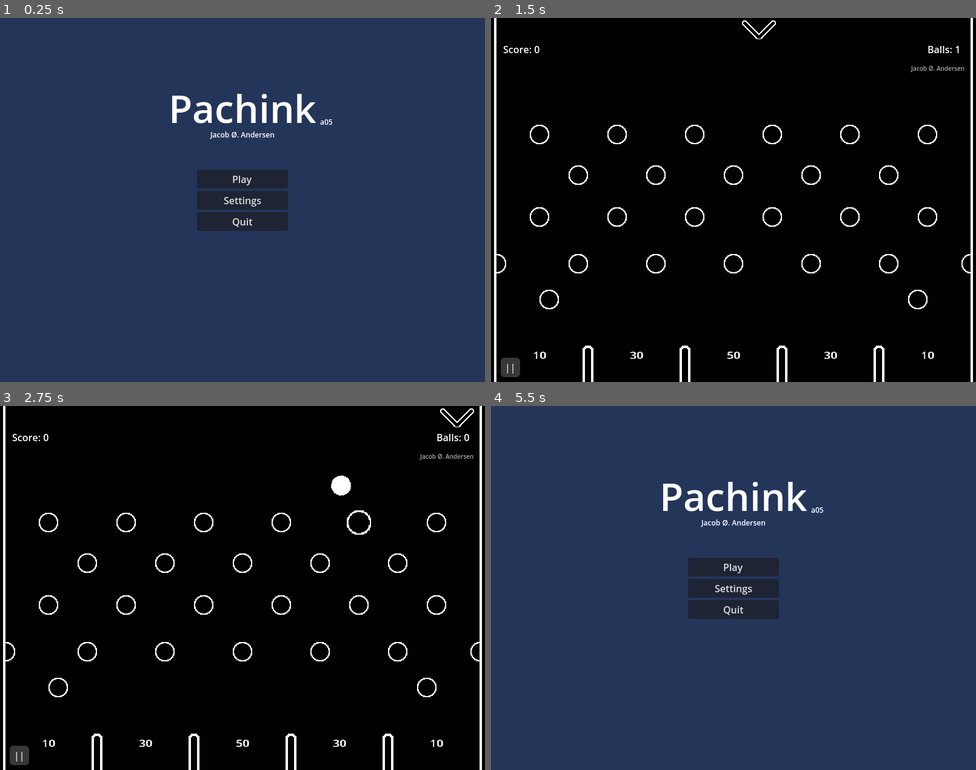
Above: before the commit, frames 1-4 (two rows, left to right).
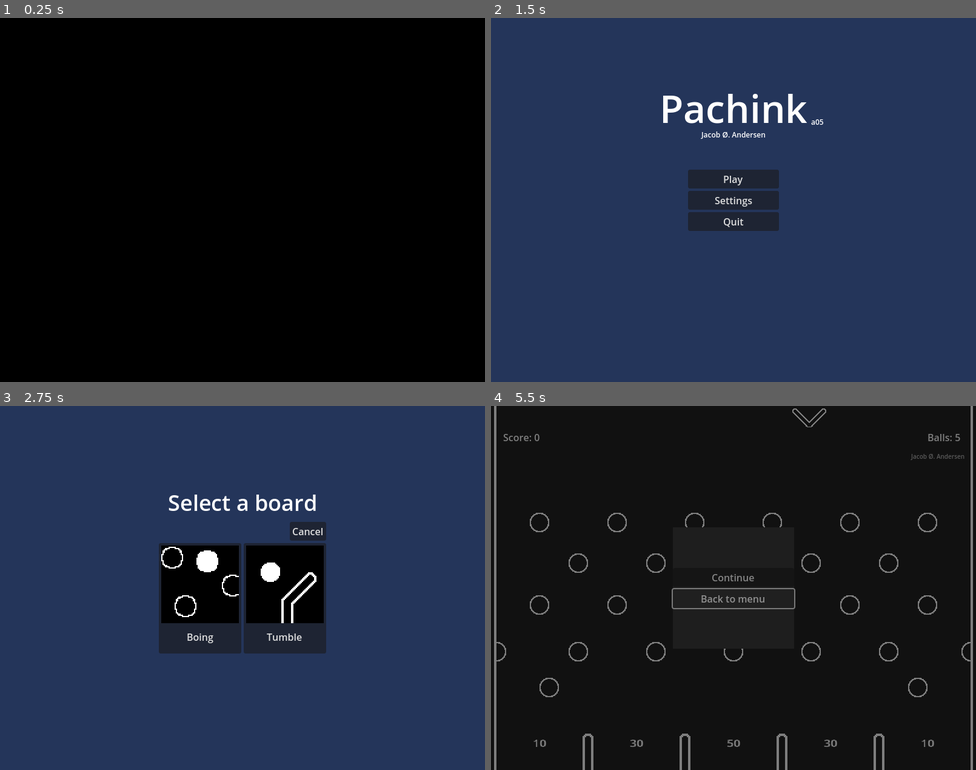
Above: after the commit, the same moments.

Repository: jakoofficial/Pachink
Game: Godot game, scene res://Scenes/main_menu.tscn
Two runs of this game, one before a commit and one after it. Both use one fixed random seed, a clock stepped at 60 frames per second and the inputs below. The engine's default icon, where the game draws it, is replaced by a stand-in: a white triangle on a blue panel in a dark square.
Inputs (mouse positions are in pixels of both pictures, inside the frame that each line leads up to):
- Up to frame 1 (0.25 s): no input
- Up to frame 2 (1.5 s): click "Play" at 0.5 s; click (689, 210) at 1.25 s, where only the run before the commit has a clickable "Board"
- Up to frame 3 (2.75 s): click (242, 566) at 2 s, where only the run after the commit has a clickable "Play"
- Up to frame 4 (5.5 s): click (689, 598) at 2.75 s, where only the run after the commit has a clickable "Boing"; click (777, 598) at 3.5 s, where only the run after the commit has a clickable "Tumble"; click "||" at 4.25 s; click "Back to menu" at 5 s

The runs differ from the first frame. In frame 1, 100% of the frame differs, in the area x 0-100%, y 0-100%; in frame 2, 100%; in frame 3, 94%; in frame 4, 98%.

Commit message:
Added transitions between scenes (Slight flicker when going from board to mainmenu) - Added icons for the levels (128x128 | png, needs to be added to the board list in Manager.gd) - Readded the correct amount of balls (5). - Added/Fixed animations on the gameover box.'

Diff:
--- a/Game/Nodes/gui.tscn
+++ b/Game/Nodes/gui.tscn
@@ -39,54 +39,6 @@
 
 [sub_resource type="LabelSettings" id="LabelSettings_celk7"]
 font_size = 20
-
-[sub_resource type="Animation" id="Animation_22w3w"]
-length = 0.001
-tracks/0/type = "value"
-tracks/0/imported = false
-tracks/0/enabled = true
-tracks/0/path = NodePath("GameOver/Background:position")
-tracks/0/interp = 1
-tracks/0/loop_wrap = true
-tracks/0/keys = {
-"times": PackedFloat32Array(0),
-"transitions": PackedFloat32Array(1),
-"update": 0,
-"values": [Vector2(250, 632)]
-}
-tracks/1/type = "bezier"
-tracks/1/imported = false
-tracks/1/enabled = true
-tracks/1/path = NodePath("GameOver/Background:position:x")
-tracks/1/interp = 1
-tracks/1/loop_wrap = true
-tracks/1/keys = {
-"handle_modes": PackedInt32Array(0),
-"points": PackedFloat32Array(250, -0.0005, 0, 0.0005, 0),
-"times": PackedFloat32Array(0)
-}
-tracks/2/type = "bezier"
-tracks/2/imported = false
-tracks/2/enabled = true
-tracks/2/path = NodePath("GameOver/Background:position:y")
-tracks/2/interp = 1
-tracks/2/loop_wrap = true
-tracks/2/keys = {
-"handle_modes": PackedInt32Array(0),
-"points": PackedFloat32Array(632, -0.0005, 0, 0.0005, 0),
-"times": PackedFloat32Array(0)
-}
-tracks/3/type = "bezier"
-tracks/3/imported = false
-tracks/3/enabled = true
-tracks/3/path = NodePath("GameOver/Background:rotation")
-tracks/3/interp = 1
-tracks/3/loop_wrap = true
-tracks/3/keys = {
-"handle_modes": PackedInt32Array(0),
-"points": PackedFloat32Array(0, -0.25, 0, 0.25, 0),
-"times": PackedFloat32Array(0)
-}
 
 [sub_resource type="Animation" id="Animation_rcpn2"]
 resource_name = "GameOver"
@@ -162,6 +114,54 @@
 "times": PackedFloat32Array(0)
 }
 
+[sub_resource type="Animation" id="Animation_22w3w"]
+length = 0.001
+tracks/0/type = "value"
+tracks/0/imported = false
+tracks/0/enabled = true
+tracks/0/path = NodePath("GameOver/Background:position")
+tracks/0/interp = 1
+tracks/0/loop_wrap = true
+tracks/0/keys = {
+"times": PackedFloat32Array(0),
+"transitions": PackedFloat32Array(1),
+"update": 0,
+"values": [Vector2(250, 632)]
+}
+tracks/1/type = "bezier"
+tracks/1/imported = false
+tracks/1/enabled = true
+tracks/1/path = NodePath("GameOver/Background:position:x")
+tracks/1/interp = 1
+tracks/1/loop_wrap = true
+tracks/1/keys = {
+"handle_modes": PackedInt32Array(0),
+"points": PackedFloat32Array(250, -0.0005, 0, 0.0005, 0),
+"times": PackedFloat32Array(0)
+}
+tracks/2/type = "bezier"
+tracks/2/imported = false
+tracks/2/enabled = true
+tracks/2/path = NodePath("GameOver/Background:position:y")
+tracks/2/interp = 1
+tracks/2/loop_wrap = true
+tracks/2/keys = {
+"handle_modes": PackedInt32Array(0),
+"points": PackedFloat32Array(632, -0.0005, 0, 0.0005, 0),
+"times": PackedFloat32Array(0)
+}
+tracks/3/type = "bezier"
+tracks/3/imported = false
+tracks/3/enabled = true
+tracks/3/path = NodePath("GameOver/Background:rotation")
+tracks/3/interp = 1
+tracks/3/loop_wrap = true
+tracks/3/keys = {
+"handle_modes": PackedInt32Array(0),
+"points": PackedFloat32Array(0, -0.25, 0, 0.25, 0),
+"times": PackedFloat32Array(0)
+}
+
 [sub_resource type="AnimationLibrary" id="AnimationLibrary_try12"]
 _data = {
 "GameOver": SubResource("Animation_rcpn2"),
--- /dev/null
+++ b/Game/Nodes/transition.tscn
@@ -0,0 +1,354 @@
+[gd_scene load_steps=7 format=3 uid="uid://cwdbh6tkjnd75"]
+
+[ext_resource type="Script" path="res://Scripts/transition.gd" id="1_g0vcu"]
+
+[sub_resource type="Animation" id="Animation_sa0td"]
+resource_name = "Fade_in"
+length = 1.0
+tracks/0/type = "bezier"
+tracks/0/imported = false
+tracks/0/enabled = true
+tracks/0/path = NodePath("ColorRect:color:r")
+tracks/0/interp = 1
+tracks/0/loop_wrap = true
+tracks/0/keys = {
+"handle_modes": PackedInt32Array(0, 0),
+"points": PackedFloat32Array(0, -0.25, 0, 0.25, 0, 0, -0.25, 0, 0.25, 0),
+"times": PackedFloat32Array(0, 0.966667)
+}
+tracks/1/type = "bezier"
+tracks/1/imported = false
+tracks/1/enabled = true
+tracks/1/path = NodePath("ColorRect:color:g")
+tracks/1/interp = 1
+tracks/1/loop_wrap = true
+tracks/1/keys = {
+"handle_modes": PackedInt32Array(0, 0),
+"points": PackedFloat32Array(0, -0.25, 0, 0.25, 0, 0, -0.25, 0, 0.25, 0),
+"times": PackedFloat32Array(0, 0.966667)
+}
+tracks/2/type = "bezier"
+tracks/2/imported = false
+tracks/2/enabled = true
+tracks/2/path = NodePath("ColorRect:color:b")
+tracks/2/interp = 1
+tracks/2/loop_wrap = true
+tracks/2/keys = {
+"handle_modes": PackedInt32Array(0, 0),
+"points": PackedFloat32Array(0, -0.25, 0, 0.25, 0, 0, -0.25, 0, 0.25, 0),
+"times": PackedFloat32Array(0, 0.966667)
+}
+tracks/3/type = "bezier"
+tracks/3/imported = false
+tracks/3/enabled = true
+tracks/3/path = NodePath("ColorRect:color:a")
+tracks/3/interp = 1
+tracks/3/loop_wrap = true
+tracks/3/keys = {
+"handle_modes": PackedInt32Array(0, 0),
+"points": PackedFloat32Array(0, -0.25, 0, 0.25, 0, 1, -0.25, 0, 0.25, 0),
+"times": PackedFloat32Array(0, 0.966667)
+}
+tracks/4/type = "value"
+tracks/4/imported = false
+tracks/4/enabled = true
+tracks/4/path = NodePath("ColorRect:scale")
+tracks/4/interp = 1
+tracks/4/loop_wrap = true
+tracks/4/keys = {
+"times": PackedFloat32Array(0),
+"transitions": PackedFloat32Array(1),
+"update": 0,
+"values": [Vector2(1, 1)]
+}
+tracks/5/type = "value"
+tracks/5/imported = false
+tracks/5/enabled = true
+tracks/5/path = NodePath("ColorRect:size")
+tracks/5/interp = 1
+tracks/5/loop_wrap = true
+tracks/5/keys = {
+"times": PackedFloat32Array(0),
+"transitions": PackedFloat32Array(1),
+"update": 0,
+"values": [Vector2(800, 600)]
+}
+tracks/6/type = "value"
+tracks/6/imported = false
+tracks/6/enabled = true
+tracks/6/path = NodePath("ColorRect:position")
+tracks/6/interp = 1
+tracks/6/loop_wrap = true
+tracks/6/keys = {
+"times": PackedFloat32Array(0),
+"transitions": PackedFloat32Array(1),
+"update": 0,
+"values": [Vector2(0, 0)]
+}
+
+[sub_resource type="Animation" id="Animation_nalgx"]
+length = 0.001
+tracks/0/type = "bezier"
+tracks/0/imported = false
+tracks/0/enabled = true
+tracks/0/path = NodePath("ColorRect:color:r")
+tracks/0/interp = 1
+tracks/0/loop_wrap = true
+tracks/0/keys = {
+"handle_modes": PackedInt32Array(0),
+"points": PackedFloat32Array(0, -0.0005, 0, 0.0005, 0),
+"times": PackedFloat32Array(0)
+}
+tracks/1/type = "bezier"
+tracks/1/imported = false
+tracks/1/enabled = true
+tracks/1/path = NodePath("ColorRect:color:g")
+tracks/1/interp = 1
+tracks/1/loop_wrap = true
+tracks/1/keys = {
+"handle_modes": PackedInt32Array(0),
+"points": PackedFloat32Array(0, -0.0005, 0, 0.0005, 0),
+"times": PackedFloat32Array(0)
+}
+tracks/2/type = "bezier"
+tracks/2/imported = false
+tracks/2/enabled = true
+tracks/2/path = NodePath("ColorRect:color:b")
+tracks/2/interp = 1
+tracks/2/loop_wrap = true
+tracks/2/keys = {
+"handle_modes": PackedInt32Array(0),
+"points": PackedFloat32Array(0, -0.0005, 0, 0.0005, 0),
+"times": PackedFloat32Array(0)
+}
+tracks/3/type = "bezier"
+tracks/3/imported = false
+tracks/3/enabled = true
+tracks/3/path = NodePath("ColorRect:color:a")
+tracks/3/interp = 1
+tracks/3/loop_wrap = true
+tracks/3/keys = {
+"handle_modes": PackedInt32Array(0),
+"points": PackedFloat32Array(0, -0.0005, 0, 0.0005, 0),
+"times": PackedFloat32Array(0)
+}
+tracks/4/type = "value"
+tracks/4/imported = false
+tracks/4/enabled = true
+tracks/4/path = NodePath("ColorRect:size")
+tracks/4/interp = 1
+tracks/4/loop_wrap = true
+tracks/4/keys = {
+"times": PackedFloat32Array(0),
+"transitions": PackedFloat32Array(1),
+"update": 0,
+"values": [Vector2(0, 0)]
+}
+tracks/5/type = "value"
+tracks/5/imported = false
+tracks/5/enabled = true
+tracks/5/path = NodePath("ColorRect:rotation")
+tracks/5/interp = 1
+tracks/5/loop_wrap = true
+tracks/5/keys = {
+"times": PackedFloat32Array(0),
+"transitions": PackedFloat32Array(1),
+"update": 0,
+"values": [0.0]
+}
+tracks/6/type = "value"
+tracks/6/imported = false
+tracks/6/enabled = true
+tracks/6/path = NodePath("ColorRect:position")
+tracks/6/interp = 1
+tracks/6/loop_wrap = true
+tracks/6/keys = {
+"times": PackedFloat32Array(0),
+"transitions": PackedFloat32Array(1),
+"update": 0,
+"values": [Vector2(400, 300)]
+}
+tracks/7/type = "value"
+tracks/7/imported = false
+tracks/7/enabled = true
+tracks/7/path = NodePath("ColorRect:pivot_offset")
+tracks/7/interp = 1
+tracks/7/loop_wrap = true
+tracks/7/keys = {
+"times": PackedFloat32Array(0),
+"transitions": PackedFloat32Array(1),
+"update": 0,
+"values": [Vector2(0, 0)]
+}
+tracks/8/type = "value"
+tracks/8/imported = false
+tracks/8/enabled = true
+tracks/8/path = NodePath("ColorRect:scale")
+tracks/8/interp = 1
+tracks/8/loop_wrap = true
+tracks/8/keys = {
+"times": PackedFloat32Array(0),
+"transitions": PackedFloat32Array(1),
+"update": 0,
+"values": [Vector2(1, 1)]
+}
+
+[sub_resource type="Animation" id="Animation_vfm87"]
+resource_name = "Spin"
+step = 0.0666667
+tracks/0/type = "bezier"
+tracks/0/imported = false
+tracks/0/enabled = true
+tracks/0/path = NodePath("ColorRect:color:r")
+tracks/0/interp = 1
+tracks/0/loop_wrap = true
+tracks/0/keys = {
+"handle_modes": PackedInt32Array(0),
+"points": PackedFloat32Array(0, -0.25, 0, 0.25, 0),
+"times": PackedFloat32Array(0)
+}
+tracks/1/type = "bezier"
+tracks/1/imported = false
+tracks/1/enabled = true
+tracks/1/path = NodePath("ColorRect:color:g")
+tracks/1/interp = 1
+tracks/1/loop_wrap = true
+tracks/1/keys = {
+"handle_modes": PackedInt32Array(0),
+"points": PackedFloat32Array(0, -0.25, 0, 0.25, 0),
+"times": PackedFloat32Array(0)
+}
+tracks/2/type = "bezier"
+tracks/2/imported = false
+tracks/2/enabled = true
+tracks/2/path = NodePath("ColorRect:color:b")
+tracks/2/interp = 1
+tracks/2/loop_wrap = true
+tracks/2/keys = {
+"handle_modes": PackedInt32Array(0),
+"points": PackedFloat32Array(0, -0.25, 0, 0.25, 0),
+"times": PackedFloat32Array(0)
+}
+tracks/3/type = "bezier"
+tracks/3/imported = false
+tracks/3/enabled = true
+tracks/3/path = NodePath("ColorRect:color:a")
+tracks/3/interp = 1
+tracks/3/loop_wrap = true
+tracks/3/keys = {
+"handle_modes": PackedInt32Array(0),
+"points": PackedFloat32Array(1, -0.25, 0, 0.25, 0),
+"times": PackedFloat32Array(0)
+}
+tracks/4/type = "value"
+tracks/4/imported = false
+tracks/4/enabled = true
+tracks/4/path = NodePath("ColorRect:size")
+tracks/4/interp = 1
+tracks/4/loop_wrap = true
+tracks/4/keys = {
+"times": PackedFloat32Array(0, 1),
+"transitions": PackedFloat32Array(1, 1),
+"update": 0,
+"values": [Vector2(0, 0), Vector2(800, 600)]
+}
+tracks/5/type = "value"
+tracks/5/imported = false
+tracks/5/enabled = true
+tracks/5/path = NodePath("ColorRect:rotation")
+tracks/5/interp = 1
+tracks/5/loop_wrap = true
+tracks/5/keys = {
+"times": PackedFloat32Array(0, 1),
+"transitions": PackedFloat32Array(1, 1),
+"update": 0,
+"values": [0.0, 6.28319]
+}
+tracks/6/type = "value"
+tracks/6/imported = false
+tracks/6/enabled = true
+tracks/6/path = NodePath("ColorRect:position")
+tracks/6/interp = 1
+tracks/6/loop_wrap = true
+tracks/6/keys = {
+"times": PackedFloat32Array(0, 1),
+"transitions": PackedFloat32Array(1, 1),
+"update": 0,
+"values": [Vector2(400, 300), Vector2(0, 0)]
+}
+tracks/7/type = "value"
+tracks/7/imported = false
+tracks/7/enabled = true
+tracks/7/path = NodePath("ColorRect:pivot_offset")
+tracks/7/interp = 1
+tracks/7/loop_wrap = true
+tracks/7/keys = {
+"times": PackedFloat32Array(0, 1),
+"transitions": PackedFloat32Array(1, 1),
+"update": 0,
+"values": [Vector2(0, 0), Vector2(400, 300)]
+}
+
+[sub_resource type="Animation" id="Animation_p3crg"]
+resource_name = "Black"
+length = 0.0333367
+tracks/0/type = "value"
+tracks/0/imported = false
+tracks/0/enabled = true
+tracks/0/path = NodePath("ColorRect:color")
+tracks/0/interp = 1
+tracks/0/loop_wrap = true
+tracks/0/keys = {
+"times": PackedFloat32Array(0),
+"transitions": PackedFloat32Array(1),
+"update": 0,
+"values": [Color(0, 0, 0, 1)]
+}
+tracks/1/type = "value"
+tracks/1/imported = false
+tracks/1/enabled = true
+tracks/1/path = NodePath("ColorRect:size")
+tracks/1/interp = 1
+tracks/1/loop_wrap = true
+tracks/1/keys = {
+"times": PackedFloat32Array(0),
+"transitions": PackedFloat32Array(1),
+"update": 0,
+"values": [Vector2(800, 600)]
+}
+
+[sub_resource type="AnimationLibrary" id="AnimationLibrary_w5ur0"]
+_data = {
+"Black": SubResource("Animation_p3crg"),
+"Fade": SubResource("Animation_sa0td"),
+"RESET": SubResource("Animation_nalgx"),
+"Spin": SubResource("Animation_vfm87")
+}
+
+[node name="Transition" type="Control"]
+process_mode = 3
+z_index = 10
+layout_mode = 3
+anchors_preset = 15
+anchor_right = 1.0
+anchor_bottom = 1.0
+grow_horizontal = 2
+grow_vertical = 2
+mouse_filter = 2
+script = ExtResource("1_g0vcu")
+
+[node name="ColorRect" type="ColorRect" parent="."]
+layout_mode = 1
+anchors_preset = 15
+anchor_right = 1.0
+anchor_bottom = 1.0
+grow_horizontal = 2
+grow_vertical = 2
+color = Color(0, 0, 0, 0)
+
+[node name="AnimationPlayer" type="AnimationPlayer" parent="."]
+libraries = {
+"": SubResource("AnimationLibrary_w5ur0")
+}
+
+[connection signal="animation_finished" from="AnimationPlayer" to="." method="_on_animation_finished"]
--- a/Game/Scenes/board.tscn
+++ b/Game/Scenes/board.tscn
@@ -1,10 +1,11 @@
-[gd_scene load_steps=7 format=3 uid="uid://biyv1i7n0r816"]
+[gd_scene load_steps=8 format=3 uid="uid://biyv1i7n0r816"]
 
 [ext_resource type="PackedScene" uid="uid://b7i7o2yydbqrr" path="res://Nodes/point_barrier.tscn" id="1_dh0si"]
 [ext_resource type="PackedScene" uid="uid://ciarpbfyr7cej" path="res://Nodes/pin.tscn" id="3_ljybg"]
 [ext_resource type="PackedScene" uid="uid://bk86wlashke5x" path="res://Nodes/gui.tscn" id="4_fyud1"]
 [ext_resource type="PackedScene" uid="uid://d1k58arikvty8" path="res://Nodes/indicator.tscn" id="4_jnwh5"]
 [ext_resource type="PackedScene" uid="uid://gc7mtqfom5tm" path="res://Nodes/point_area.tscn" id="5_plc3f"]
+[ext_resource type="PackedScene" uid="uid://cwdbh6tkjnd75" path="res://Nodes/transition.tscn" id="6_lu0hl"]
 
 [sub_resource type="LabelSettings" id="LabelSettings_50btl"]
 font_size = 10
@@ -176,3 +177,13 @@
 horizontal_alignment = 2
 vertical_alignment = 1
 metadata/_edit_lock_ = true
+
+[node name="Transition" parent="CanvasLayer" instance=ExtResource("6_lu0hl")]
+top_level = true
+z_index = 20
+anchors_preset = 0
+anchor_right = 0.0
+anchor_bottom = 0.0
+grow_horizontal = 1
+grow_vertical = 1
+animation = "Fade"
--- a/Game/Scenes/main_menu.tscn
+++ b/Game/Scenes/main_menu.tscn
@@ -1,6 +1,7 @@
-[gd_scene load_steps=8 format=3 uid="uid://cmjkht7rropl6"]
+[gd_scene load_steps=9 format=3 uid="uid://cmjkht7rropl6"]
 
 [ext_resource type="Script" path="res://Scripts/main_menu.gd" id="1_qoo0f"]
+[ext_resource type="PackedScene" uid="uid://cwdbh6tkjnd75" path="res://Nodes/transition.tscn" id="2_4matt"]
 
 [sub_resource type="StyleBoxFlat" id="StyleBoxFlat_gyhud"]
 bg_color = Color(0.141172, 0.206835, 0.354204, 1)
@@ -206,6 +207,14 @@
 
 [node name="HBoxContainer" type="HBoxContainer" parent="CanvasLayer/BoardSelect/CenterContainer/VBoxContainer"]
 layout_mode = 2
+
+[node name="Transition" parent="CanvasLayer" instance=ExtResource("2_4matt")]
+anchors_preset = 0
+anchor_right = 0.0
+anchor_bottom = 0.0
+grow_horizontal = 1
+grow_vertical = 1
+animation = "Fade"
 
 [connection signal="pressed" from="CanvasLayer/Menu/VBoxContainer/Play" to="." method="_on_play_pressed"]
 [connection signal="pressed" from="CanvasLayer/Menu/VBoxContainer/Settings" to="." method="_on_settings_pressed"]
--- a/Game/Scenes/tumble_board.tscn
+++ b/Game/Scenes/tumble_board.tscn
@@ -7,6 +7,7 @@
 [ext_resource type="PackedScene" uid="uid://gc7mtqfom5tm" path="res://Nodes/point_area.tscn" id="3_nf8sd"]
 [ext_resource type="PackedScene" uid="uid://bk86wlashke5x" path="res://Nodes/gui.tscn" id="4_x00v0"]
 [ext_resource type="PackedScene" uid="uid://ciarpbfyr7cej" path="res://Nodes/pin.tscn" id="7_un68h"]
+[ext_resource type="PackedScene" uid="uid://cwdbh6tkjnd75" path="res://Nodes/transition.tscn" id="8_88kda"]
 
 [sub_resource type="TileSetAtlasSource" id="TileSetAtlasSource_x76gq"]
 texture = ExtResource("3_j8h30")
@@ -167,3 +168,13 @@
 horizontal_alignment = 2
 vertical_alignment = 1
 metadata/_edit_lock_ = true
+
+[node name="Transition" parent="CanvasLayer" instance=ExtResource("8_88kda")]
+top_level = true
+z_index = 20
+anchors_preset = 0
+anchor_right = 0.0
+anchor_bottom = 0.0
+grow_horizontal = 1
+grow_vertical = 1
+animation = "Fade"
--- a/Game/Scripts/Manager.gd
+++ b/Game/Scripts/Manager.gd
@@ -2,15 +2,14 @@
 
 var version = "a05"
 var score: int = 0
-var balls_left: int = 1
+var balls_left: int = 5
 var gameOver: bool = false
 var canSpawn:bool = true
 var windowMode = DisplayServer.WINDOW_MODE_FULLSCREEN
 var is_paused = false
-
 var boards = [
-	["res://Scenes/board.tscn", "Board"],
-	["res://Scenes/tumble_board.tscn", "Tumbler"]
+	["res://Scenes/board.tscn", "Boing", "res://Sprites/Board_icons/ico_Boing.png"],
+	["res://Scenes/tumble_board.tscn", "Tumble", "res://Sprites/Board_icons/ico_Tumble.png"]
 	]
 
 var curBoard = boards[0][0]
--- a/Game/Scripts/gui.gd
+++ b/Game/Scripts/gui.gd
@@ -6,6 +6,7 @@
 @onready var game_over_box = $GameOver/Background
 @onready var final_score_label = $GameOver/Background/FinalScoreLabel
 @onready var animation = $AnimationPlayer
+@onready var transition: Control = $"../Transition"
 
 var game_over_anim_done = false
 
@@ -21,6 +22,8 @@
 	balls_left_text.text = "Balls: "+str(Manager.balls_left)
 
 	if Manager.gameOver:
+		#Manager.is_paused = true
+		get_tree().paused = true
 		game_over.visible = true
 		$PauseButton.visible = false
 		final_score_label.text = "Final score: "+str(Manager.score)
@@ -28,19 +31,20 @@
 			animation.play("GameOver")
 			game_over_anim_done = true
 		else:
-			#Wobble
+			#Wobble effect
 			pass
 
-	if Manager.is_paused:
-		$PauseMenu.visible = true
-		get_tree().paused = true
-		$ClickableArea.visible = false
-		$PauseButton.visible = false
-	else:
-		$PauseMenu.visible = false
-		get_tree().paused = false
-		$PauseButton.visible = true
-		$ClickableArea.visible = true
+	if !Manager.gameOver:
+		if Manager.is_paused:
+			$PauseMenu.visible = true
+			get_tree().paused = true
+			$ClickableArea.visible = false
+			$PauseButton.visible = false
+		else:
+			$PauseMenu.visible = false
+			get_tree().paused = false
+			$PauseButton.visible = true
+			$ClickableArea.visible = true
 
 func _on_pause_back_button_pressed():
 	Manager.is_paused = false
@@ -48,6 +52,9 @@
 	Manager.is_paused = true
 
 func _on_pause_menu_button_pressed():
+	transition.play_anim()
+	await get_tree().create_timer(1.0).timeout
+	transition.black_screen()
 	Manager.reset()
 	Manager.is_paused = false
 	get_tree().paused = false
@@ -58,14 +65,19 @@
 
 # GameOver
 func _on_mainmenu_button_pressed():
+	transition.play_anim()
+	await get_tree().create_timer(1.0).timeout
+	transition.black_screen()
+	get_tree().paused = false
+	Manager.is_paused = false
 	Manager.reset()
 	get_tree().change_scene_to_file("res://Scenes/main_menu.tscn")
 
 func _on_again_button_pressed():
-	Manager.reset()
+	get_tree().paused = false
 	Manager.is_paused = false
-	get_tree().paused = false
 	animation.play_backwards("GameOver")
 	await get_tree().create_timer(1.45).timeout
 	animation.play("RESET")
+	Manager.reset()
 	get_tree().change_scene_to_file(Manager.curBoard)
--- a/Game/Scripts/main_menu.gd
+++ b/Game/Scripts/main_menu.gd
@@ -6,10 +6,17 @@
 @onready var fullscreen_box = $CanvasLayer/Settings/CenterContainer/VBoxContainer/HBoxContainer/CheckBox as CheckBox
 @onready var board_select_menu: Control = $CanvasLayer/BoardSelect
 @onready var board_select = $CanvasLayer/BoardSelect/CenterContainer/VBoxContainer/HBoxContainer
+@onready var transition: Control = $CanvasLayer/Transition
+
 var board_button = preload("res://Nodes/level_button.tscn")
 
 func _ready():
 	version_label.text = str(Manager.version)
+	transition.black_screen()
+	await get_tree().create_timer(0.25).timeout
+	transition.play_anim_backwards()
+	await get_tree().create_timer(1).timeout
+	transition.reset()
 	board_select_setup()
 
 func board_select_setup():
@@ -18,9 +25,9 @@
 		b.goto_level.connect(on_level_selected)
 		b.level = Manager.boards[board][0]
 		b.text = Manager.boards[board][1]
+		b.icon = ResourceLoader.load(Manager.boards[board][2])
 		Manager.curBoard = Manager.boards[board][0]
 		board_select.add_child(b)
-
 
 func _process(delta):
 	if Manager.windowMode == DisplayServer.WINDOW_MODE_FULLSCREEN:
@@ -37,7 +44,11 @@
 
 func on_level_selected(level):
 	Manager.curBoard = level
+	transition.play_anim()
+	await get_tree().create_timer(1.0).timeout
+	transition.black_screen()
 	get_tree().change_scene_to_file(Manager.curBoard)
+
 func _on_play_pressed() -> void:
 	board_select_menu.visible = true
 	menu.visible = false
--- /dev/null
+++ b/Game/Scripts/transition.gd
@@ -0,0 +1,17 @@
+extends Control
+
+@onready var anim_player: AnimationPlayer = $AnimationPlayer
+@export_enum("RESET", "Fade", "Spin") var animation:String = "RESET"
+var anim_done:bool = true
+
+func play_anim():
+	anim_player.play(animation)
+func play_anim_backwards():
+	anim_player.play_backwards(animation)
+func black_screen():
+	anim_player.play("Black")
+func reset():
+	anim_player.play("RESET")
+
+func _on_animation_finished(anim_name: StringName) -> void:
+	anim_done = true
--- a/Game/project.godot
+++ b/Game/project.godot
@@ -10,7 +10,8 @@
 
 [application]
 
-config/name="Pachinko"
+config/name="Pachink"
+config/version="0.5"
 run/main_scene="res://Scenes/main_menu.tscn"
 config/features=PackedStringArray("4.3", "GL Compatibility")
 boot_splash/image="res://Logo.png"
Not shown: 1 places in Game/Scenes/tumble_board.tscn that only renumber resources
Binary file added: Game/Sprites/Board_icons/Raw/Temp.aseprite
Binary file added: Game/Sprites/Board_icons/ico_Boing.png
Not shown, added: Game/Sprites/Board_icons/ico_Boing.png.import
Binary file added: Game/Sprites/Board_icons/ico_Tumble.png
Not shown, added: Game/Sprites/Board_icons/ico_Tumble.png.import
